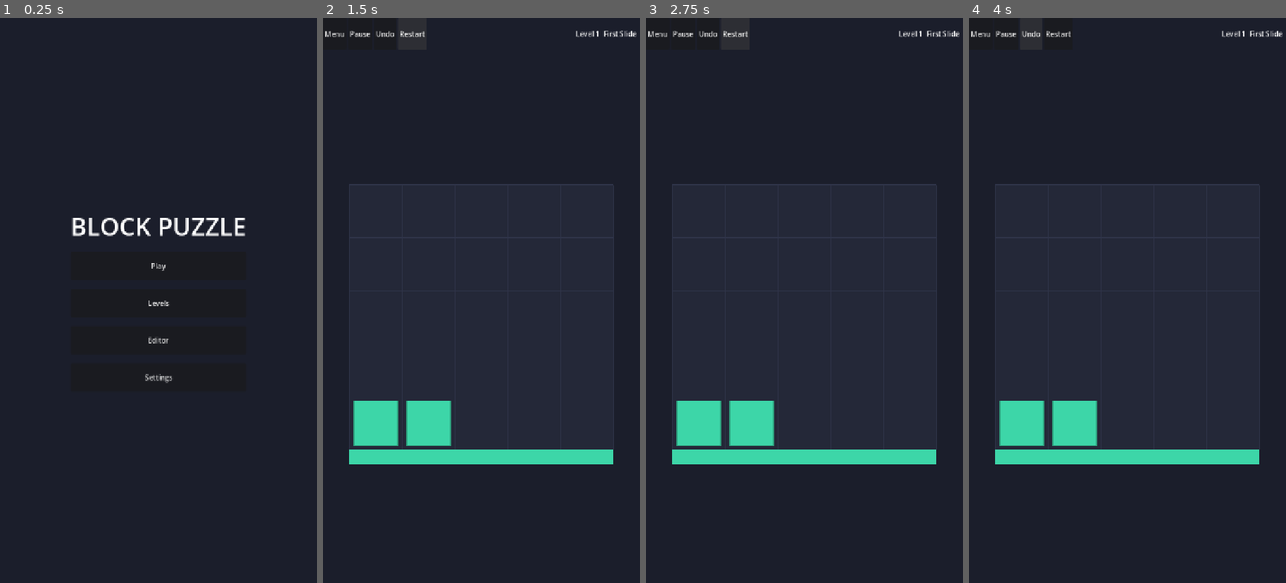
Above: before the commit, frames 1-4 (left to right).
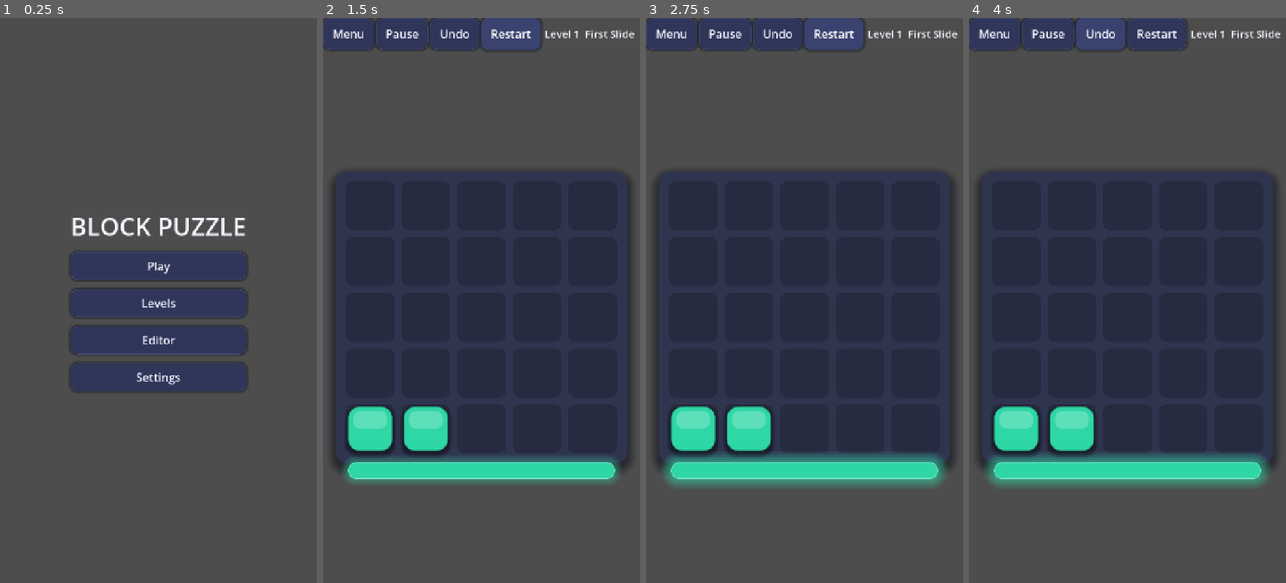
Above: after the commit, the same moments.

Repository: CylendraPlatform/Block_Puzzle_Game
Game: Godot game, scene res://scenes/MainMenu.tscn
Two runs of this game, one before a commit and one after it. Both use one fixed random seed, a clock stepped at 60 frames per second and the inputs below.
Inputs:
- Up to frame 1 (0.25 s): no input
- Up to frame 2 (1.5 s): click "Play" at 0.5 s; click "Restart" at 1.25 s
- Up to frame 3 (2.75 s): click "Restart" at 2 s
- Up to frame 4 (4 s): click "Restart" at 2.75 s; click "Undo" at 3.5 s

The runs differ from the first frame. In frame 1, 99% of the frame differs, in the area x 0-100%, y 0-100%; in frame 2, 60%; in frame 3, 60%; in frame 4, 60%.

Commit message:
feat(visual): Phase B premium foundation — design tokens, theme, rounded/beveled blocks, glowing gates
- scripts/core/style.gd: centralized palette, dimensions, typography, timing tokens
- themes/main_theme.tres: project-wide theme (rounded buttons w/ hover/pressed/shadow, panels, labels)
- board_view: board tray w/ shadow + inset cells; blocks rounded + bevel + contact shadow + highlight;
  gates framed w/ pulsing color glow; layout fills more of the screen
- gradient app background (Style.make_bg) on menu + game
- docs/VISUAL_DESIGN_SYSTEM.md
- tests still green (rules 10/10, 100/100 levels, services 7/7); APK builds

Diff:
--- a/project.godot
+++ b/project.godot
@@ -28,6 +28,10 @@
 window/stretch/mode="canvas_items"
 window/stretch/aspect="expand"
 
+[gui]
+
+theme/custom="res://themes/main_theme.tres"
+
 [rendering]
 
 renderer/rendering_method="mobile"
--- /dev/null
+++ b/scripts/core/style.gd
@@ -0,0 +1,74 @@
+class_name Style
+extends RefCounted
+## Centralized visual design tokens. Styling lives here, separate from puzzle rules.
+## See docs/VISUAL_DESIGN_SYSTEM.md.
+
+# ---- Palette: vivid block colors (logical name -> base color) ----
+const BLOCK := {
+	"red": Color("#ff5a6e"),
+	"blue": Color("#4d7cff"),
+	"green": Color("#2fd6a6"),
+	"yellow": Color("#ffc442"),
+	"orange": Color("#ff8f3c"),
+	"purple": Color("#b36bff"),
+}
+
+# ---- Surfaces ----
+const BG_TOP := Color("#2b3150")        # app background gradient (top)
+const BG_BOTTOM := Color("#171a28")     # app background gradient (bottom)
+const BOARD := Color("#30354f")         # play-area panel
+const CELL := Color("#272b40")          # empty cell fill
+const WALL := Color("#12141d")          # blocked cell
+const PANEL := Color("#242a44")         # popups / bars
+const PANEL_EDGE := Color("#4a5280")    # panel border
+
+# ---- Text ----
+const TEXT := Color("#f4f6ff")
+const TEXT_DIM := Color("#aab0cc")
+const TITLE := Color("#ffffff")
+
+# ---- Dimensions ----
+const RADIUS_BLOCK := 14
+const RADIUS_PANEL := 20
+const RADIUS_BUTTON := 16
+const CELL_PAD := 0.10                   # fraction of a cell
+const SHADOW := Color("#0b0d16")
+const SHADOW_SIZE := 10
+const BUTTON_H := 76
+const BUTTON_MIN_W := 300
+
+# ---- Typography (px) ----
+const FS_TITLE := 64
+const FS_HEADING := 30
+const FS_BODY := 24
+const FS_BUTTON := 26
+
+# ---- Animation timing (seconds) ----
+const EASE_SPEED := 22.0                 # block settle lerp speed
+const EXIT_DUR := 0.22                   # exit pop
+const GATE_PULSE := 1.6                  # gate idle pulse period
+const SQUASH := 0.06                     # squash/stretch amount
+
+static func block_color(name: String) -> Color:
+	return BLOCK.get(name, Color.WHITE)
+
+static func bg_gradient() -> Gradient:
+	var g := Gradient.new()
+	g.set_color(0, BG_TOP)
+	g.set_color(1, BG_BOTTOM)
+	return g
+
+## A full-rect vertical-gradient background node (ignores mouse).
+static func make_bg() -> TextureRect:
+	var tex := GradientTexture2D.new()
+	tex.gradient = bg_gradient()
+	tex.fill_from = Vector2(0, 0)
+	tex.fill_to = Vector2(0, 1)
+	tex.width = 8
+	tex.height = 256
+	var tr := TextureRect.new()
+	tr.texture = tex
+	tr.set_anchors_preset(3)  # Control.PRESET_FULL_RECT
+	tr.stretch_mode = TextureRect.STRETCH_SCALE
+	tr.mouse_filter = Control.MOUSE_FILTER_IGNORE
+	return tr
--- a/scripts/game/board_view.gd
+++ b/scripts/game/board_view.gd
@@ -10,18 +10,12 @@
 signal grabbed
 signal bumped
 
-const COLORS := {
-	"red": Color("#ff5d73"),
-	"blue": Color("#5b8cff"),
-	"green": Color("#3dd6a8"),
-	"yellow": Color("#ffc857"),
-	"orange": Color("#ff9f45"),
-	"purple": Color("#b980ff"),
-}
-const BG := Color("#242838")
-const GRID_LINE := Color("#2f3449")
-const WALL := Color("#11131c")
-const EASE_SPEED := 18.0
+const COLORS := Style.BLOCK
+const BG := Style.BOARD
+const GRID_LINE := Color("#3a4166")
+const WALL := Style.WALL
+const EASE_SPEED := Style.EASE_SPEED
+var _t := 0.0   ## time accumulator for idle gate pulse
 
 var level: Level
 var blocks: Array[Dictionary] = []
@@ -78,10 +72,27 @@
 func _recompute_layout() -> void:
 	if level == null:
 		return
-	_cell = minf(size.x / (level.cols + 1.0), size.y / (level.rows + 1.0))
+	# Fill the available area tightly (small margin for gate bars), fewer dead pixels.
+	_cell = minf(size.x / (level.cols + 0.7), size.y / (level.rows + 0.7))
 	var bw := _cell * level.cols
 	var bh := _cell * level.rows
 	_origin = Vector2((size.x - bw) * 0.5, (size.y - bh) * 0.5)
+
+## Draw a rounded rect (optionally bordered / shadowed) via a StyleBoxFlat.
+func _rounded(rect: Rect2, color: Color, radius: float, border_col := Color(0, 0, 0, 0), border_w := 0.0, shadow := 0.0, shadow_a := 0.5) -> void:
+	var sb := StyleBoxFlat.new()
+	sb.bg_color = color
+	sb.set_corner_radius_all(int(radius))
+	if border_w > 0.0:
+		sb.set_border_width_all(int(border_w))
+		sb.border_color = border_col
+	if shadow > 0.0:
+		var sc := Style.SHADOW
+		sc.a = shadow_a
+		sb.shadow_color = sc
+		sb.shadow_size = int(shadow)
+		sb.shadow_offset = Vector2(0, shadow * 0.5)
+	draw_style_box(sb, rect)
 
 func _cell_from_px(px: Vector2) -> Vector2i:
 	var local := (px - _origin) / _cell
@@ -109,6 +120,7 @@
 func _process(delta: float) -> void:
 	if level == null:
 		return
+	_t += delta
 	_recompute_layout()
 	var moving := false
 	for b in blocks:
@@ -123,8 +135,8 @@
 				moving = true
 			else:
 				_visual[id] = target
-	if moving or not _exiting.is_empty():
-		queue_redraw()
+	# Always redraw so gates pulse gently; cheap for a small board.
+	queue_redraw()
 
 # ---------------------------------------------------------------------------
 # Drawing
@@ -135,15 +147,16 @@
 	_recompute_layout()
 	var bw := _cell * level.cols
 	var bh := _cell * level.rows
-	draw_rect(Rect2(_origin, Vector2(bw, bh)), BG, true)
-	for x in range(level.cols + 1):
-		var gx := _origin.x + x * _cell
-		draw_line(Vector2(gx, _origin.y), Vector2(gx, _origin.y + bh), GRID_LINE, 1.0)
-	for y in range(level.rows + 1):
-		var gy := _origin.y + y * _cell
-		draw_line(Vector2(_origin.x, gy), Vector2(_origin.x + bw, gy), GRID_LINE, 1.0)
+	# Board tray: rounded panel with soft drop shadow + subtle inset cells.
+	var tray := Rect2(_origin - Vector2(_cell * 0.12, _cell * 0.12), Vector2(bw + _cell * 0.24, bh + _cell * 0.24))
+	_rounded(tray, BG, _cell * 0.22, Color(0, 0, 0, 0), 0.0, _cell * 0.18, 0.55)
+	for y in range(level.rows):
+		for x in range(level.cols):
+			var cr := Rect2(_px_from_cell(Vector2i(x, y)) + Vector2(_cell, _cell) * 0.06, Vector2(_cell, _cell) * 0.88)
+			_rounded(cr, Style.CELL, _cell * 0.14)
 	for w in level.walls:
-		draw_rect(Rect2(_px_from_cell(w), Vector2(_cell, _cell)), WALL, true)
+		var wr := Rect2(_px_from_cell(w) + Vector2(_cell, _cell) * 0.04, Vector2(_cell, _cell) * 0.92)
+		_rounded(wr, WALL, _cell * 0.16, Color(0, 0, 0, 0.35), 2.0)
 	for g in level.gates:
 		_draw_gate(g)
 	for b in blocks:
@@ -151,21 +164,36 @@
 
 func _draw_gate(g: Dictionary) -> void:
 	var col: Color = COLORS.get(g["color"], Color.WHITE)
-	var thick := _cell * 0.28
+	var thick := _cell * 0.30
+	var gap := _cell * 0.10
 	var lo: int = g["lo"]
 	var hi: int = g["hi"]
 	var side: String = g["side"]
+	var span := (hi - lo + 1) * _cell
 	var r: Rect2
 	match side:
 		"left":
-			r = Rect2(_origin.x - thick, _origin.y + lo * _cell, thick, (hi - lo + 1) * _cell)
+			r = Rect2(_origin.x - thick - gap, _origin.y + lo * _cell + gap, thick, span - gap * 2.0)
 		"right":
-			r = Rect2(_origin.x + level.cols * _cell, _origin.y + lo * _cell, thick, (hi - lo + 1) * _cell)
+			r = Rect2(_origin.x + level.cols * _cell + gap, _origin.y + lo * _cell + gap, thick, span - gap * 2.0)
 		"top":
-			r = Rect2(_origin.x + lo * _cell, _origin.y - thick, (hi - lo + 1) * _cell, thick)
+			r = Rect2(_origin.x + lo * _cell + gap, _origin.y - thick - gap, span - gap * 2.0, thick)
 		"bottom":
-			r = Rect2(_origin.x + lo * _cell, _origin.y + level.rows * _cell, (hi - lo + 1) * _cell, thick)
-	draw_rect(r, col, true)
+			r = Rect2(_origin.x + lo * _cell + gap, _origin.y + level.rows * _cell + gap, span - gap * 2.0, thick)
+	# Idle glow pulse.
+	var pulse := 0.55 + 0.45 * (sin(_t * TAU / Style.GATE_PULSE) * 0.5 + 0.5)
+	var glow := col
+	glow.a = 0.0
+	var sb := StyleBoxFlat.new()
+	sb.bg_color = col
+	sb.set_corner_radius_all(int(thick * 0.5))
+	sb.border_color = col.lightened(0.35)
+	sb.set_border_width_all(2)
+	var gc := col
+	gc.a = 0.6 * pulse
+	sb.shadow_color = gc
+	sb.shadow_size = int(_cell * 0.22 * pulse)
+	draw_style_box(sb, r)
 
 func _draw_block(b: Dictionary) -> void:
 	var id: String = b["id"]
@@ -176,14 +204,21 @@
 	if _exiting.has(id):
 		scale = _exiting[id]
 	var base: Vector2 = _visual.get(id, _px_from_cell(b["pos"]))
-	var pad := _cell * 0.08
+	var pad := _cell * Style.CELL_PAD
+	var radius := _cell * 0.20
+	var selected := id == _sel_id
 	for c in b["cells"]:
 		var cell_tl := base + Vector2(c.x, c.y) * _cell
 		var centre := cell_tl + Vector2(_cell, _cell) * 0.5
 		var s := Vector2(_cell - pad * 2.0, _cell - pad * 2.0) * scale
 		var rect := Rect2(centre - s * 0.5, s)
-		draw_rect(rect, col, true)
-		draw_rect(rect, col.darkened(0.25), false, 2.0)
+		# contact shadow + rounded body + dark bevel border
+		var shadow := _cell * (0.14 if selected else 0.10)
+		_rounded(rect, col, radius, col.darkened(0.32), 2.0, shadow, 0.5)
+		# top highlight (directional light) — a lighter rounded band in the upper area
+		var hl := col.lightened(0.30 if selected else 0.22)
+		var hrect := Rect2(rect.position + Vector2(s.x * 0.12, s.y * 0.10), Vector2(s.x * 0.76, s.y * 0.40))
+		_rounded(hrect, hl, radius * 0.7)
 
 # ---------------------------------------------------------------------------
 # Input
--- a/scripts/game/game.gd
+++ b/scripts/game/game.gd
@@ -32,10 +32,7 @@
 # ---------------------------------------------------------------------------
 func _build_ui() -> void:
 	set_anchors_preset(Control.PRESET_FULL_RECT)
-	var bg := ColorRect.new()
-	bg.color = Color("#1b1e2b")
-	bg.set_anchors_preset(Control.PRESET_FULL_RECT)
-	add_child(bg)
+	add_child(Style.make_bg())
 
 	var root := VBoxContainer.new()
 	root.set_anchors_preset(Control.PRESET_FULL_RECT)
--- a/scripts/ui/main_menu.gd
+++ b/scripts/ui/main_menu.gd
@@ -10,10 +10,7 @@
 
 func _build() -> void:
 	set_anchors_preset(Control.PRESET_FULL_RECT)
-	var bg := ColorRect.new()
-	bg.color = BG
-	bg.set_anchors_preset(Control.PRESET_FULL_RECT)
-	add_child(bg)
+	add_child(Style.make_bg())
 
 	var center := CenterContainer.new()
 	center.set_anchors_preset(Control.PRESET_FULL_RECT)
--- /dev/null
+++ b/themes/main_theme.tres
@@ -0,0 +1,91 @@
+[gd_resource type="Theme" load_steps=7 format=3 uid="uid://b0ckpuzzletheme1"]
+
+[sub_resource type="StyleBoxFlat" id="btn_normal"]
+content_margin_left = 22.0
+content_margin_top = 14.0
+content_margin_right = 22.0
+content_margin_bottom = 14.0
+bg_color = Color(0.184, 0.212, 0.349, 1)
+border_width_left = 1
+border_width_top = 1
+border_width_right = 1
+border_width_bottom = 1
+border_color = Color(0.29, 0.322, 0.502, 0.6)
+corner_radius_top_left = 16
+corner_radius_top_right = 16
+corner_radius_bottom_right = 16
+corner_radius_bottom_left = 16
+shadow_color = Color(0.043, 0.051, 0.086, 0.5)
+shadow_size = 6
+
+[sub_resource type="StyleBoxFlat" id="btn_hover"]
+content_margin_left = 22.0
+content_margin_top = 14.0
+content_margin_right = 22.0
+content_margin_bottom = 14.0
+bg_color = Color(0.227, 0.263, 0.439, 1)
+corner_radius_top_left = 16
+corner_radius_top_right = 16
+corner_radius_bottom_right = 16
+corner_radius_bottom_left = 16
+shadow_color = Color(0.043, 0.051, 0.086, 0.5)
+shadow_size = 8
+
+[sub_resource type="StyleBoxFlat" id="btn_pressed"]
+content_margin_left = 22.0
+content_margin_top = 14.0
+content_margin_right = 22.0
+content_margin_bottom = 14.0
+bg_color = Color(0.149, 0.173, 0.29, 1)
+corner_radius_top_left = 16
+corner_radius_top_right = 16
+corner_radius_bottom_right = 16
+corner_radius_bottom_left = 16
+
+[sub_resource type="StyleBoxFlat" id="btn_disabled"]
+content_margin_left = 22.0
+content_margin_top = 14.0
+content_margin_right = 22.0
+content_margin_bottom = 14.0
+bg_color = Color(0.118, 0.137, 0.216, 1)
+corner_radius_top_left = 16
+corner_radius_top_right = 16
+corner_radius_bottom_right = 16
+corner_radius_bottom_left = 16
+
+[sub_resource type="StyleBoxFlat" id="panel"]
+content_margin_left = 24.0
+content_margin_top = 20.0
+content_margin_right = 24.0
+content_margin_bottom = 20.0
+bg_color = Color(0.141, 0.165, 0.267, 1)
+border_width_left = 1
+border_width_top = 1
+border_width_right = 1
+border_width_bottom = 1
+border_color = Color(0.29, 0.322, 0.502, 0.7)
+corner_radius_top_left = 20
+corner_radius_top_right = 20
+corner_radius_bottom_right = 20
+corner_radius_bottom_left = 20
+shadow_color = Color(0.043, 0.051, 0.086, 0.6)
+shadow_size = 14
+
+[sub_resource type="StyleBoxEmpty" id="empty"]
+
+[resource]
+Button/colors/font_color = Color(0.957, 0.965, 1, 1)
+Button/colors/font_hover_color = Color(1, 1, 1, 1)
+Button/colors/font_pressed_color = Color(0.85, 0.88, 1, 1)
+Button/colors/font_disabled_color = Color(0.5, 0.53, 0.65, 1)
+Button/font_sizes/font_size = 26
+Button/styles/normal = SubResource("btn_normal")
+Button/styles/hover = SubResource("btn_hover")
+Button/styles/pressed = SubResource("btn_pressed")
+Button/styles/disabled = SubResource("btn_disabled")
+Button/styles/focus = SubResource("empty")
+Label/colors/font_color = Color(0.957, 0.965, 1, 1)
+Label/font_sizes/font_size = 24
+Panel/styles/panel = SubResource("panel")
+CheckButton/colors/font_color = Color(0.957, 0.965, 1, 1)
+CheckButton/font_sizes/font_size = 24
Not shown, added: scripts/core/style.gd.uid
Not shown, added: docs/VISUAL_DESIGN_SYSTEM.md
